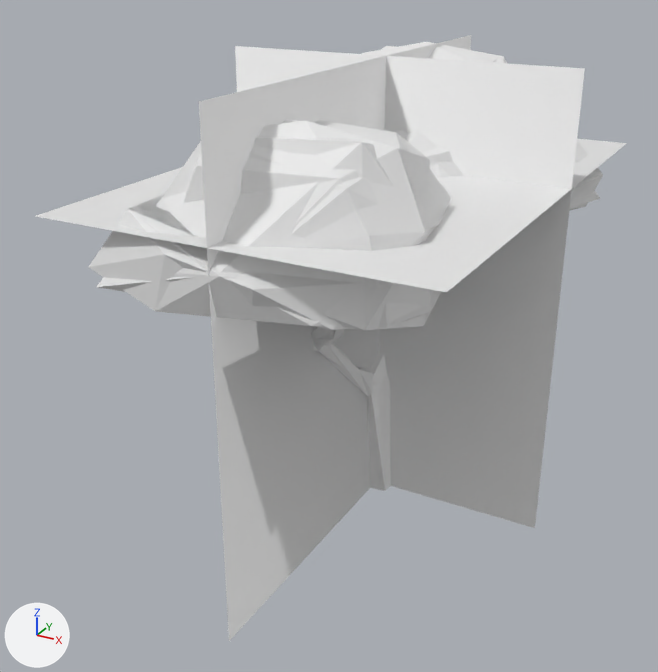
The glTF model data/models/board/tree.glb as it was, and as the next commit left it.
Camera for both pictures: a camera (50 mm lens) standing at (24.5, -51.6, 36.6) and looking at (-1.5, -4.4, 13.0). The lights are fixed; the arrows at lower left show +X, +Y and +Z. The older version comes first. Materials are left out; every surface is plain grey. Where no turn or scale is listed for an object, it has been applied to the vertices. Vertices at exactly the same position are counted once.

Objects in the first picture: 'tree-lod0.001', 'tree-lod1.001', 'tree-lod2.001', 'tree-lod3.001'.
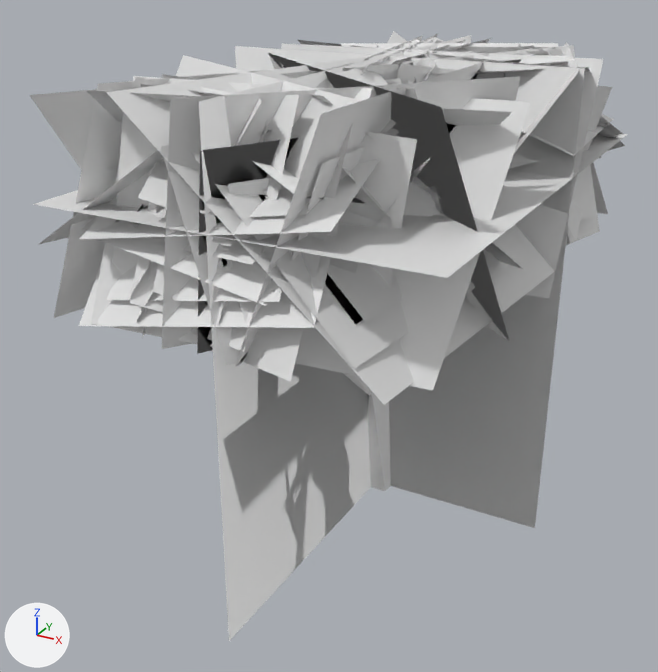
Commit message: more trees

Changed parts and their boxes [x1, y1, x2, y2] in the pictures (658 x 672 px; the box of a moved part takes in the faces that stretch with it):
'tree-lod3.001', reshaped
    before: [35, 35, 627, 641]
    after: [33, 35, 628, 641]
'tree-lod2.001', reshaped (mostly hidden before)
    before: [97, 46, 601, 386]
    after: [30, 31, 625, 405]
'tree-lod1.001', reshaped
    before: [130, 46, 603, 490]
    after: [38, 35, 623, 491]
'tree-lod0.001', reshaped
    before: [88, 42, 602, 491]
    after: [85, 39, 597, 491]
part 1 of me_tree_lod0, rebuilt (mostly hidden afterwards)
    before: [88, 120, 441, 330]
    after: [129, 261, 152, 297]
part 2 of me_tree_lod0, rebuilt
    before: [362, 42, 602, 209]
    after: [509, 48, 580, 169]
part 3 of me_tree_lod0, reshaped
    before: [313, 327, 390, 491]
    after: [85, 39, 597, 491]
part 4 of me_tree_lod1, rebuilt
    before: [391, 46, 603, 211]
    after: [596, 116, 623, 136]
part 5 of me_tree_lod1, rebuilt (mostly hidden afterwards)
    before: [130, 121, 451, 328]
    after: [374, 159, 430, 227]
part 6 of me_tree_lod1, built on
    before: [316, 327, 382, 476]
    after: [38, 36, 613, 489]
part 7 of me_tree_lod2, rebuilt
    before: [381, 46, 601, 207]
    after: [298, 40, 625, 151]
part 8 of me_tree_lod2, rebuilt
    before: [97, 137, 441, 330]
    after: [176, 55, 358, 382]
part 9 of me_tree_lod2, built on (mostly hidden before)
    before: [313, 327, 387, 386]
    after: [30, 31, 604, 405]
part 10 of me_tree_lod3, moved or reshaped
    before: [35, 138, 627, 292]
    after: [33, 134, 628, 278]

Diff of the bpy script that builds the scene:
```diff
--- a/data/models/board/tree.glb.py
+++ b/data/models/board/tree.glb.py
@@ me_tree_lod0 @@
 # used by ob_tree_lod0_001; location = (0.0, 0.0, 0.0)
-me_tree_lod0.from_pydata(...)  # 220 vertices, 418 faces; spans x -10.9..11.9, y -18.9..14.3, z 0.0..30.0
+me_tree_lod0.from_pydata(...)  # 418 vertices, 304 faces; spans x -10.9..11.9, y -18.9..14.3, z 0.0..30.0
+# me_tree_lod0 part 1: the loose piece of 58 vertices spanning x -10.9..8.6, y -18.9..-1.7, z 17.5..28.4 is rebuilt with 4 vertices and now spans x -10.9..0.0, y -18.9..-7.0, z 19.5..28.4
+# me_tree_lod0 part 2: the loose piece of 58 vertices spanning x -7.6..11.9, y -2.9..14.3, z 19.1..30.0 is rebuilt with 4 vertices and now spans x -3.1..11.9, y -4.1..8.0, z 22.4..30.0
+# me_tree_lod0 part 3: 76 vertices removed from x -6.5..6.2, y -13.7..11.9, z 0.0..24.0; 382 vertices added at x -10.9..11.9, y -18.9..14.3, z 0.0..30.0
@@ me_tree_lod1 @@
 # used by ob_tree_lod1_001; location = (0.0, 0.0, 0.0)
-me_tree_lod1.from_pydata(...)  # 126 vertices, 240 faces; spans x -10.9..11.9, y -18.9..14.3, z 0.0..30.0
+me_tree_lod1.from_pydata(...)  # 206 vertices, 156 faces; spans x -10.9..11.9, y -18.9..14.3, z 0.0..30.0
+# me_tree_lod1 part 4: the loose piece of 37 vertices spanning x -7.5..11.9, y -2.9..14.3, z 19.2..30.0 is rebuilt with 4 vertices and now spans x -5.8..11.9, y 3.2..14.3, z 20.2..30.0
+# me_tree_lod1 part 5: the loose piece of 37 vertices spanning x -10.9..8.5, y -18.9..-1.7, z 17.6..28.4 is rebuilt with 4 vertices and now spans x -4.4..8.3, y -18.1..0.4, z 17.5..27.1
+# me_tree_lod1 part 6: 27 vertices removed from x -6.1..5.3, y -12.1..10.3, z 8.6..21.1; 173 vertices added at x -10.9..11.9, y -18.9..14.3, z 9.0..30.0
+# other edits to the shape of me_tree_lod1 do not show in these pictures
@@ me_tree_lod2 @@
 # used by ob_tree_lod2_001; location = (0.0, 0.0, 0.0)
-me_tree_lod2.from_pydata(...)  # 54 vertices, 96 faces; spans x -10.9..11.9, y -18.9..14.3, z 0.1..29.5
+me_tree_lod2.from_pydata(...)  # 80 vertices, 66 faces; spans x -10.9..11.9, y -18.9..14.3, z 0.0..30.0
+# me_tree_lod2 part 7: the loose piece of 16 vertices spanning x -7.5..11.9, y -2.9..14.3, z 19.6..29.5 is rebuilt with 4 vertices and now spans x -10.0..11.9, y 0.2..14.3, z 17.5..30.0
+# me_tree_lod2 part 8: the loose piece of 16 vertices spanning x -10.9..8.5, y -18.9..-1.6, z 18.0..27.9 is rebuilt with 4 vertices and now spans x -10.9..5.9, y -18.9..-5.6, z 17.5..30.0
+# me_tree_lod2 part 9: 1 vertex moved within x 0.8, y 0.4, z 8.1; 19 vertices removed from x -6.1..5.0, y -11.3..7.2, z 0.1..20.5; 69 vertices added at x -10.9..11.9, y -18.9..14.3, z 0.0..30.0
@@ me_tree_lod3 @@
 me_tree_lod3.from_pydata(...)  # 12 vertices, 6 faces; spans x -10.9..11.9, y -18.9..14.3, z 0.0..30.0
 # used by ob_tree_lod3_001; location = (0.0, 0.0, 0.0)
+# me_tree_lod3 part 10: the loose piece of 4 vertices spanning x -10.9..11.9, y -18.9..14.3, z 23.3 is moved by (0.0, 0.0, 0.6)
```
